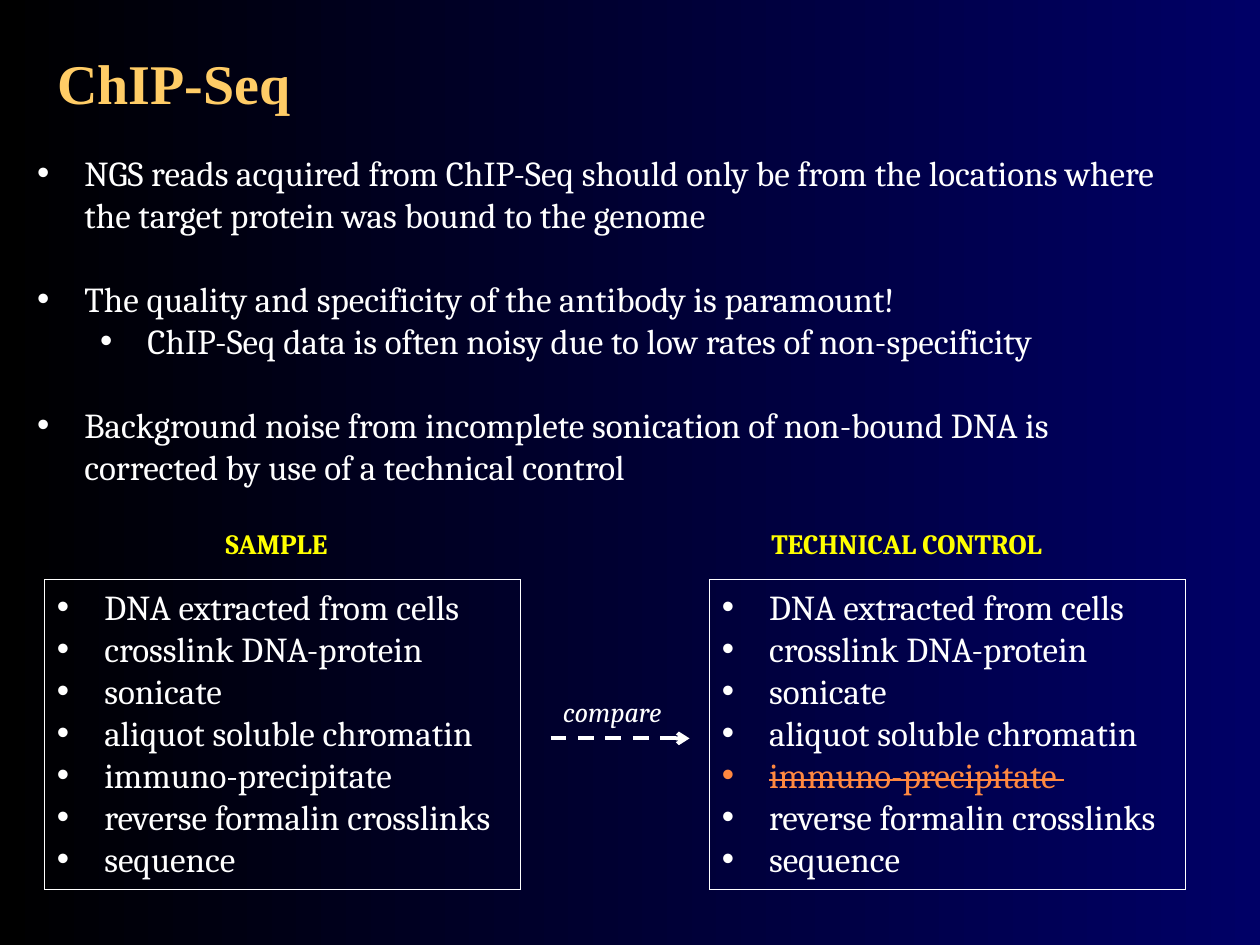
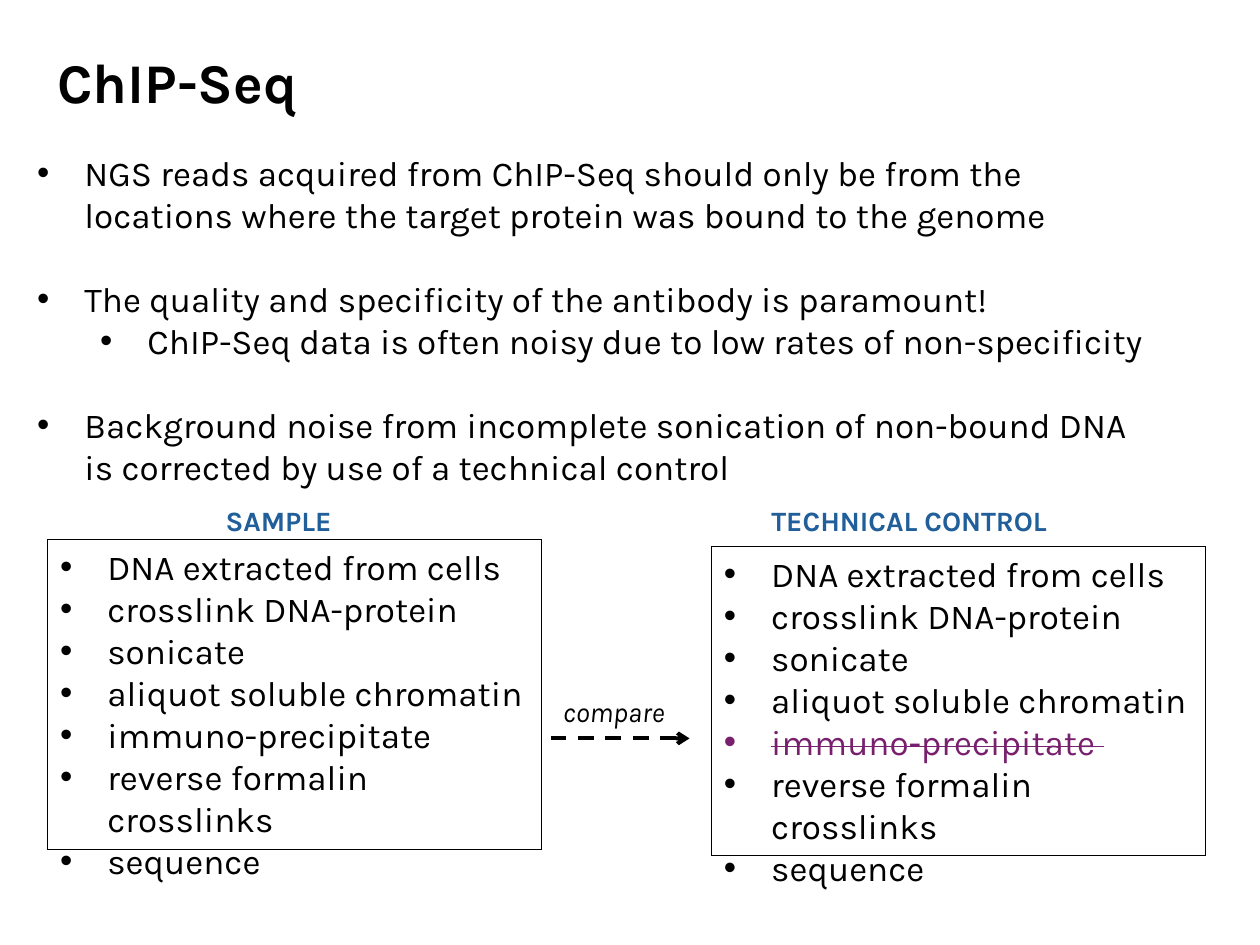
Before and after one commit to agmcarthur/Biochem-3BP3, a slide deck: slide 23 of Lectures/Lecture 9 - RNA-Seq.pptx. Drawn at 1260x945 pixels with LibreOffice and Linux fonts; fonts in the diff are those of the drawing. Boxes give left, top, right and bottom in pixels: in the first picture for what was removed or moved away, otherwise in the second. Text is boxed around its words. In the diff, an @@ line names an element or a change of style, - is before the commit and + after.

```diff
--- a/Lectures/Lecture 9 - RNA-Seq.pptx
+++ b/Lectures/Lecture 9 - RNA-Seq.pptx
@@ background gradient #000000 to #000066 to #FFFFFF @@
@@ title "ChIP-Seq" at (57, 64, 297, 117): font Times New Roman to Karla, text colour #FFCC66 to #000000; line spacing 1 to 0.9; vertical alignment middle to bottom @@
@@ text "NGS reads acquired from ChIP-Seq ..." at (84, 162, 1142, 489): font Cambria to Karla, text colour #FFFFFF to #000000 @@
@@ text "SAMPLE": place and size @@
-text "SAMPLE" at (226, 535, 328, 555)
+text "SAMPLE" at (226, 512, 332, 532)
@@ text "SAMPLE" at (226, 512, 332, 532): font Cambria to Karla, text colour #FFFF00 to #215F9A @@
@@ text "TECHNICAL CONTROL": place and size @@
-text "TECHNICAL CONTROL" at (771, 535, 1041, 555)
+text "TECHNICAL CONTROL" at (771, 512, 1046, 532)
@@ text "TECHNICAL CONTROL" at (771, 512, 1046, 532): font Cambria to Karla, text colour #FFFF00 to #215F9A @@
@@ rectangle "DNA extracted from cells": place and size @@
-rectangle "DNA extracted from cells" at (44, 580, 520, 890)
+rectangle "DNA extracted from cells" at (48, 539, 542, 849)
@@ rectangle "DNA extracted from cells" at (48, 539, 542, 849): font Cambria to Karla, text colour #FFFFFF to #000000; outline #FFFFFF 0.75 pt to #000000 0.75 pt @@
@@ rectangle "DNA extracted from cells": place and size @@
-rectangle "DNA extracted from cells" at (709, 580, 1186, 890)
+rectangle "DNA extracted from cells" at (712, 547, 1206, 857)
@@ rectangle "DNA extracted from cells" at (712, 547, 1206, 857): font Cambria to Karla; text colour #FFFFFF to #000000 in "DNA extracted from cells", "crosslink DNA-protein", "sonicate", "aliquot soluble chromatin" and 2 more places; text colour #FF8840 to #78206E in "immuno-precipitate"; outline #FFFFFF 0.75 pt to #000000 0.75 pt @@
@@ text "compare" at (563, 708, 665, 729): font Cambria to Karla, text colour #FFFFFF to #000000 @@
@@ arrow (551, 738) - (689, 738): stroke #FFFFFF 2.25 pt dashed to #000000 2.25 pt dashed @@
```
Also in this commit, not shown: 33 other slides changed, 13 other files.
